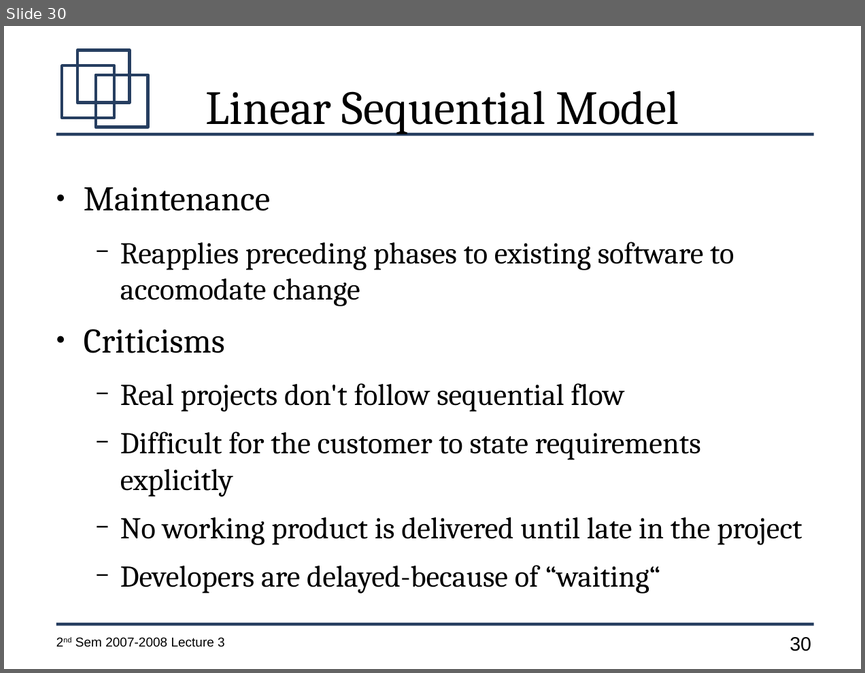
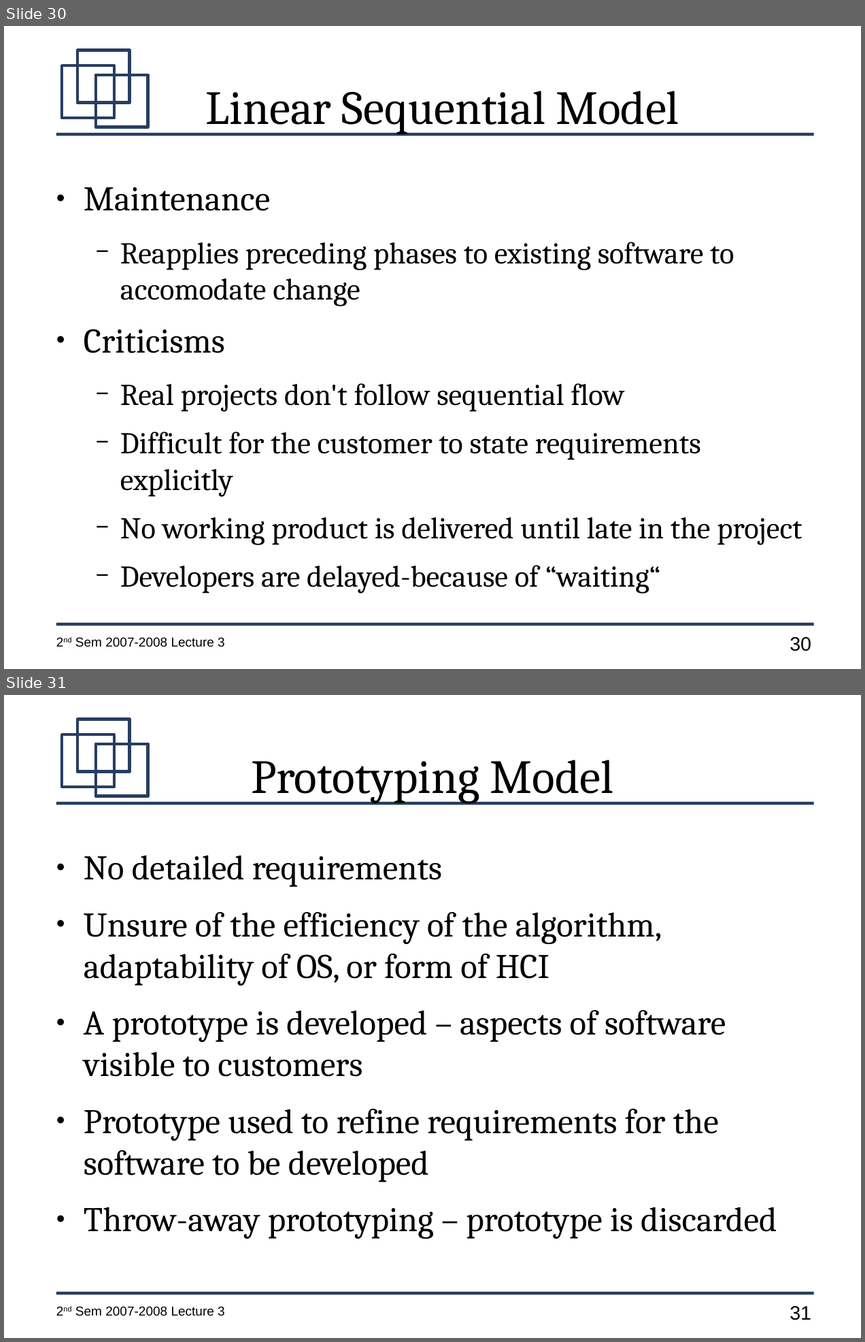
Before and after one commit to jachermocilla/jach-homepage, a slide deck: CMSC128-2nd-Sem-2007-L3.odp. Shown one above the other, each under a label of ours: slide 30 before the commit, slides 30 and 31 after it. The pictures are 865x673 and 865x1342 pixels, drawn with LibreOffice and Linux fonts; fonts in the diff are those of the drawing. Boxes give left, top, right and bottom in pixels: in the first picture for what was removed or moved away, otherwise in the second. Text is boxed around its words. In the diff, an @@ line names an element or a change of style, - is before the commit and + after.

```diff
--- a/CMSC128-2nd-Sem-2007-L3.odp
+++ b/CMSC128-2nd-Sem-2007-L3.odp
@@ slide 31 added at <box>4,695,861,1338</box>, background #FFFFFF; not listed: 7 template elements that a slide beside it also shows @@
@@ title added at <box>251,760,614,803</box>, 44 pt, text #000000 @@
+Prototyping Model
@@ text added at <box>84,855,776,1238</box>, 32 pt, text #000000 @@
+● No detailed requirements
+● Unsure of the efficiency of the algorithm, adaptability of OS, or form of HCI
+● A prototype is developed – aspects of software visible to customers
+● Prototype used to refine requirements for the software to be developed
+● Throw-away prototyping – prototype is discarded
```
Also in this commit, not shown: 29 other slides changed, 7 other slides added.
